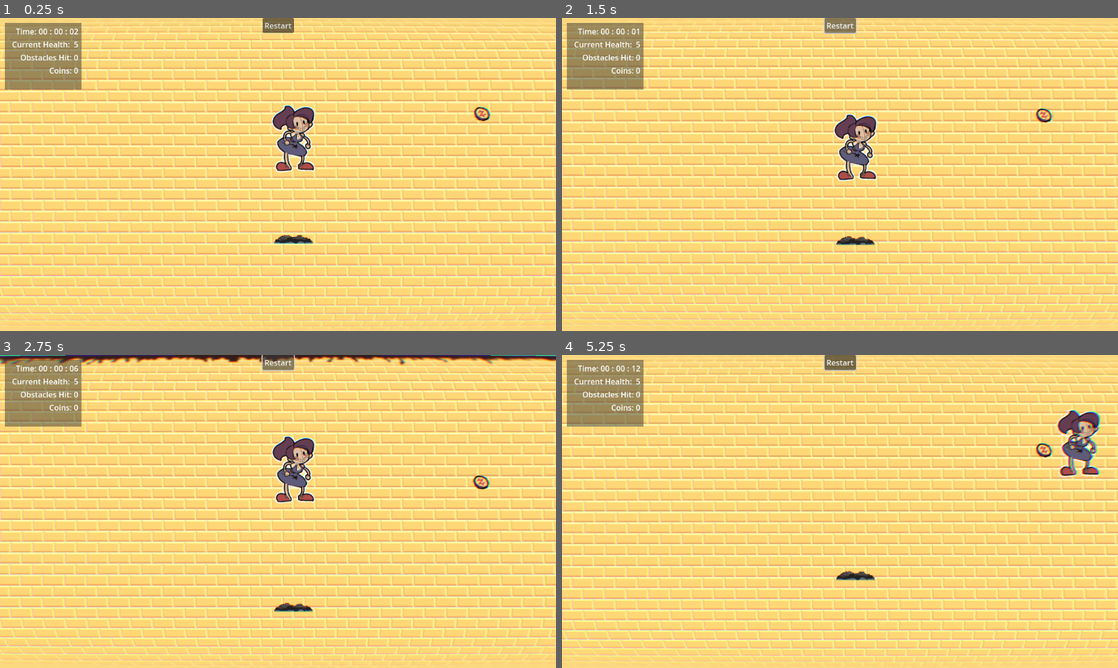
Above: before the commit, frames 1-4 (two rows, left to right).
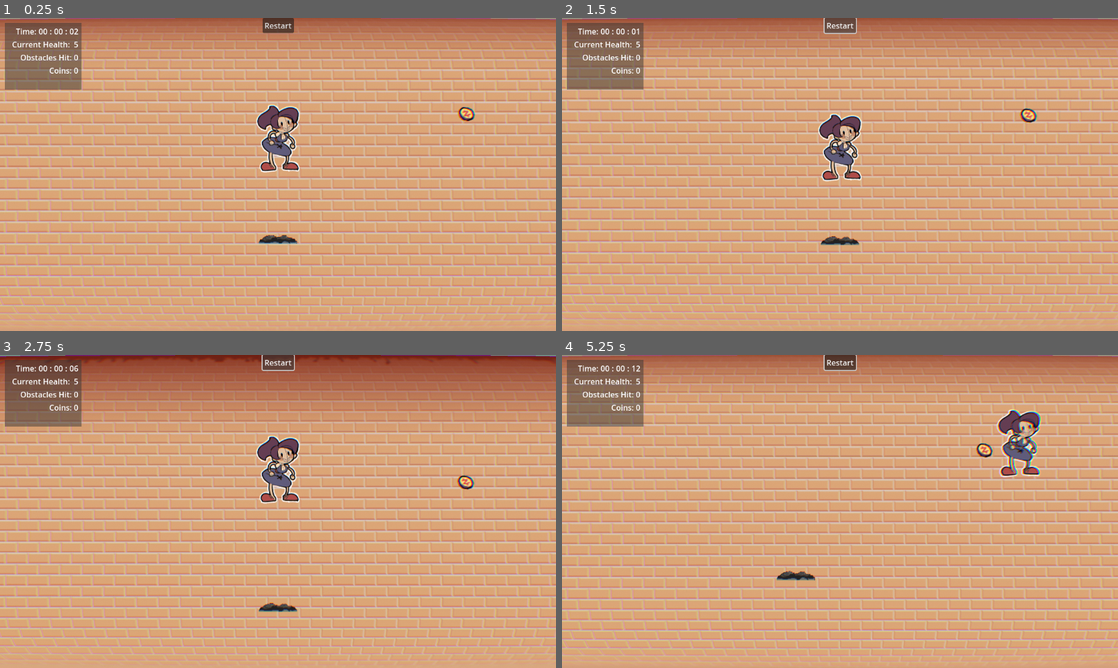
Above: after the commit, the same moments.

Repository: kayillustrations/Follow-The-Gold
Game: Godot game, scene res://scenes/level.tscn
Two runs of this game, one before a commit and one after it. Both use one fixed random seed, a clock stepped at 60 frames per second and the inputs below.
Inputs (mouse positions are in pixels of both pictures, inside the frame that each line leads up to):
- Up to frame 1 (0.25 s): no input
- Up to frame 2 (1.5 s): click "Restart" at 0.5 s; click "Restart" at 1.25 s
- Up to frame 3 (2.75 s): click "Restart" at 2 s
- Up to frame 4 (5.25 s): tap Enter (ui_accept) at 2.75, 3.02, 3.77 s; move the mouse to (962, 495) at 2.77 s; hold Right (ui_right) 2.78-3.53 s; move the mouse to (728, 527) at 3.52 s; hold Down (ui_down) 3.53-4.28 s; move the mouse to (895, 442) at 4.27 s; hold Right (ui_right) 4.28-5.03 s; move the mouse to (812, 574) at 5.02 s; hold Up (ui_up) from 5.03 s (still down)

The runs differ from the first frame. In frame 1, 99% of the frame differs, in the area x 0-100%, y 0-100%; in frame 2, 99%; in frame 3, 99%; in frame 4, 99%.

Commit message:
more shaders

Diff:
--- a/scenes/camera_2d.gd
+++ b/scenes/camera_2d.gd
@@ -1,8 +1,10 @@
 extends Camera2D
+
+@onready var canvas_layer: CanvasLayer = $"../CanvasLayer"
 
 # Called when the node enters the scene tree for the first time.
 func _ready() -> void:
-
+	canvas_layer.visible = true
 	pass # Replace with function body.
 
 
--- a/scenes/level.tscn
+++ b/scenes/level.tscn
@@ -7,6 +7,7 @@
 [ext_resource type="PackedScene" uid="uid://dh2v0600vkess" path="res://objects/player.tscn" id="7_klq6b"]
 [ext_resource type="Texture2D" uid="uid://h45vksl6ip44" path="res://_imported/temp art/Gold Bars.jpg" id="8_fpun6"]
 [ext_resource type="PackedScene" uid="uid://cpekxessi4apa" path="res://objects/coin.tscn" id="10_olg7q"]
+[ext_resource type="Shader" uid="uid://frv8bfx0u2r3" path="res://scenes/smoke.gdshader" id="11_8iemx"]
 [ext_resource type="PackedScene" uid="uid://b04pl3lwnnh5n" path="res://objects/obstacle_base.tscn" id="11_t1rx8"]
 [ext_resource type="Shader" uid="uid://cgl1w6eoheebk" path="res://scenes/level.gdshader" id="12_8iemx"]
 [ext_resource type="Shader" uid="uid://dripx6sl0evtn" path="res://scenes/combo.gdshader" id="13_64w2a"]
@@ -14,6 +15,18 @@
 [sub_resource type="ShaderMaterial" id="ShaderMaterial_8iemx"]
 shader = ExtResource("12_8iemx")
 shader_parameter/effect_amount = 1.0
+
+[sub_resource type="Gradient" id="Gradient_t1rx8"]
+colors = PackedColorArray(0.0594, 0.12573, 0.18, 1, 1, 1, 1, 0)
+
+[sub_resource type="GradientTexture2D" id="GradientTexture2D_8iemx"]
+gradient = SubResource("Gradient_t1rx8")
+
+[sub_resource type="Gradient" id="Gradient_olg7q"]
+colors = PackedColorArray(0.79, 0.204083, 0.0869, 1, 1, 1, 1, 0)
+
+[sub_resource type="GradientTexture2D" id="GradientTexture2D_t1rx8"]
+gradient = SubResource("Gradient_olg7q")
 
 [sub_resource type="WorldBoundaryShape2D" id="WorldBoundaryShape2D_olg7q"]
 normal = Vector2(0, 1)
@@ -38,19 +51,45 @@
 shader_parameter/distortion = 0.6
 shader_parameter/radius = 3.0
 shader_parameter/alpha = 1.0
-shader_parameter/crop = 2.0
+shader_parameter/crop = 5.0
 shader_parameter/crop_color = Color(0.31, 0.144667, 0, 1)
 shader_parameter/crop_feathering = 0.5
 shader_parameter/channel_offset = 0.005
 shader_parameter/noise_strength = 1.0
 
+[sub_resource type="Gradient" id="Gradient_8iemx"]
+colors = PackedColorArray(0.945892, 0.830859, 0.812417, 1, 1, 1, 1, 1)
+
+[sub_resource type="FastNoiseLite" id="FastNoiseLite_t1rx8"]
+noise_type = 3
+seed = 2
+
+[sub_resource type="NoiseTexture2D" id="NoiseTexture2D_8iemx"]
+seamless = true
+color_ramp = SubResource("Gradient_8iemx")
+noise = SubResource("FastNoiseLite_t1rx8")
+
+[sub_resource type="NoiseTexture2D" id="NoiseTexture2D_64w2a"]
+seamless = true
+color_ramp = SubResource("Gradient_8iemx")
+noise = SubResource("FastNoiseLite_t1rx8")
+
+[sub_resource type="ShaderMaterial" id="ShaderMaterial_fpun6"]
+shader = ExtResource("11_8iemx")
+shader_parameter/base_color = Color(0.73, 0.64459, 0.5986, 1)
+shader_parameter/pos = Vector2(0, 0)
+shader_parameter/textureResolution = 1280.0
+shader_parameter/moveDir = Vector2(1, -2)
+shader_parameter/noise = SubResource("NoiseTexture2D_8iemx")
+shader_parameter/noise2 = SubResource("NoiseTexture2D_64w2a")
+
 [node name="Level" type="Node2D"]
 
 [node name="Camera2D" type="Camera2D" parent="."]
 material = SubResource("ShaderMaterial_8iemx")
-limit_left = -600
+limit_left = -650
 limit_top = -300
-limit_right = 550
+limit_right = 650
 limit_bottom = 600
 position_smoothing_enabled = true
 position_smoothing_speed = 10.0
@@ -70,6 +109,7 @@
 follow_viewport = false
 
 [node name="Sprite2D" type="Sprite2D" parent="Stationary/Parallax/Parallax2D"]
+modulate = Color(0.862, 0.77, 1, 1)
 texture = ExtResource("8_fpun6")
 
 [node name="Top" type="Sprite2D" parent="Stationary"]
@@ -81,9 +121,34 @@
 
 [node name="Bottom" type="Sprite2D" parent="Stationary"]
 modulate = Color(0.62, 0.28768, 0.2046, 1)
+z_index = 100
 position = Vector2(0, 350)
 scale = Vector2(4, 4)
 texture = ExtResource("4_klq6b")
+
+[node name="Brown Gradient" type="Sprite2D" parent="Stationary"]
+modulate = Color(0.62, 0.28768, 0.2046, 1)
+z_index = 100
+position = Vector2(0, -248)
+rotation = 1.5708
+scale = Vector2(4, 22.783)
+texture = SubResource("GradientTexture2D_8iemx")
+
+[node name="Red Gradient" type="Sprite2D" parent="Stationary"]
+modulate = Color(0.62, 0.28768, 0.2046, 1)
+z_index = 100
+position = Vector2(0, -216)
+rotation = 1.5708
+scale = Vector2(4, 22.783)
+texture = SubResource("GradientTexture2D_t1rx8")
+
+[node name="Brown Gradient2" type="Sprite2D" parent="Stationary"]
+modulate = Color(0.62, 0.28768, 0.2046, 1)
+z_index = 100
+position = Vector2(-2, 496)
+rotation = -1.5708
+scale = Vector2(4, 22.783)
+texture = SubResource("GradientTexture2D_8iemx")
 
 [node name="Walls" type="Node2D" parent="Stationary"]
 
@@ -153,6 +218,20 @@
 anchor_bottom = 1.0
 grow_horizontal = 2
 grow_vertical = 2
+metadata/_edit_use_anchors_ = true
+
+[node name="Fog" type="ColorRect" parent="CanvasLayer"]
+visible = false
+material = SubResource("ShaderMaterial_fpun6")
+anchors_preset = 15
+anchor_right = 1.0
+anchor_bottom = 1.0
+offset_left = -1.0
+offset_top = 2.0
+offset_right = -1.0
+offset_bottom = 2.0
+grow_horizontal = 2
+grow_vertical = 2
 
 [connection signal="area_entered" from="Stationary/DamagerComp" to="Stationary/DamagerComp" method="_on_area_entered"]
 [connection signal="area_exited" from="Stationary/DamagerComp" to="Stationary/DamagerComp" method="_on_area_exited"]
--- /dev/null
+++ b/scenes/smoke.gdshader
@@ -0,0 +1,32 @@
+shader_type canvas_item;
+
+// Fog shader by Big Boy Games (Jesse)
+uniform vec4 base_color: source_color = vec4(1,1,1,1);
+uniform vec2 pos = vec2(0,0);
+uniform float textureResolution = 1280.0;
+uniform vec2 moveDir = vec2(1.0,0.0);
+uniform sampler2D noise : repeat_enable;
+uniform sampler2D noise2 : repeat_enable;
+
+varying vec4 col;
+
+float sin_range(float minNum, float maxNum, float t) {
+	float halfRange = (maxNum - minNum)/2.0;
+	return minNum + halfRange + sin(t) * halfRange;
+}
+
+void vertex() {
+	col = base_color;
+}
+
+void fragment() {
+	vec2 offset = pos/textureResolution;
+
+	vec4 col1 = texture(noise, UV + offset - (moveDir*TIME/100.0));
+	vec4 col2 = texture(noise2, UV + offset - (moveDir*TIME/20.0));
+
+	col1.a = sin_range(col1.a/3.0, col1.a, TIME);
+	col2.a = sin_range(col2.a/1.1, col2.a, TIME*4.0);
+
+	COLOR = mix(col1, col2, col2.a)*col;
+}
--- a/scenes/vignette.gdshader
+++ b/scenes/vignette.gdshader
@@ -1,29 +1,50 @@
 shader_type canvas_item;
-uniform vec2 player_position;
-uniform vec4 color : source_color = vec4(0.305, 0.298, 0.341,1);
 
-uniform float MULTIPLIER = 0.56;
-uniform float SCALE = 0.5;
-uniform float SOFTNESS = 0.65;
+uniform float radius = 1.0;
+uniform float speed : hint_range(0.0, 10.0) = 1.0;
+uniform vec4 effect_color : source_color = vec4(0.251, 0.0, 0.0, 1.0);
 
+float snoise(vec3 uv, float res)
+{
+    const vec3 s = vec3(1e0, 1e2, 1e3);
+    uv *= res;
 
-float circle(vec2 position, float radius, float feather)
-{
-	return smoothstep(radius, radius + feather, dot(position, position ) * 8.0);
+    vec3 uv0 = floor(mod(uv, res)) * s;
+    vec3 uv1 = floor(mod(uv + vec3(1.0), res)) * s;
+
+    vec3 f = fract(uv);
+    f = f * f * (3.0 - 2.0 * f);
+
+    vec4 v = vec4(uv0.x + uv0.y + uv0.z, uv1.x + uv0.y + uv0.z,
+                  uv0.x + uv1.y + uv0.z, uv1.x + uv1.y + uv0.z);
+
+    vec4 r = fract(sin(v * 1e-1) * 1e3);
+    float r0 = mix(mix(r.x, r.y, f.x), mix(r.z, r.w, f.x), f.y);
+
+    r = fract(sin((v + uv1.z - uv0.z) * 1e-1) * 1e3);
+    float r1 = mix(mix(r.x, r.y, f.x), mix(r.z, r.w, f.x), f.y);
+
+    return mix(r0, r1, f.z) * 2.0 - 1.0;
 }
 
-float vigTypeB(vec2 dude){
-	float vignette = circle(dude - vec2(player_position.x,player_position.y ), 0.1, 0.5);
-	return vignette;
+void fragment()
+{
+    // Usar UV para escalar el efecto al ColorRect
+    vec2 p = (UV - 0.5) * radius; // Normalizar a [-1, 1]
+
+    float color = 3.0 - (3.0 * length(2.0 * p));
+
+    vec3 coord = vec3(atan(p.x, p.y) / 6.2832 + 0.5, length(p) * 0.4, 0.5);
+
+    float time = -TIME / speed;
+    for (int i = 1; i <= 7; i++)
+    {
+        float power = pow(2.0, float(i));
+        color += (1.5 / power) * snoise(coord + vec3(0.0, -time * 0.05, time * 0.01), power * 16.0);
+    }
+
+    // Ajustar transparencia: fuego transparente, bordes opacos
+    float alpha = 0.9 - smoothstep(effect_color.a, 1.0, color);
+
+    COLOR = vec4(color - (1.0 - effect_color.r), color - (1.0 - effect_color.g), color - (1.0 - effect_color.b), alpha);
 }
-
-float vigTypeA(vec2 dude){
-	float val = distance(vec2(dude.x , dude.y * MULTIPLIER), vec2(player_position.x , player_position.y * MULTIPLIER));
-	val = val / SCALE;
-	float vignette = smoothstep(0.2, SOFTNESS, val);
-	return vignette;
-}
-
-void fragment(){
-	COLOR = vec4(color.rgb , vigTypeA(UV));
-}
Not shown: 1 places in scenes/level.tscn that only renumber resources
Not shown, added: scenes/smoke.gdshader.uid
